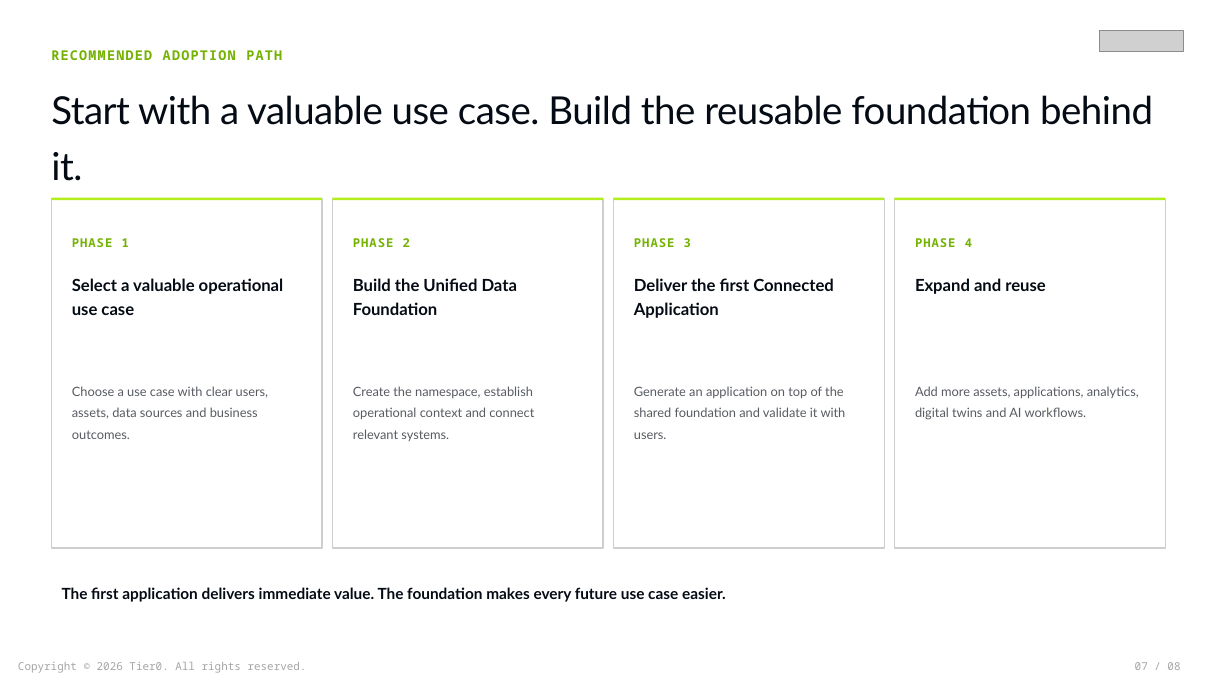
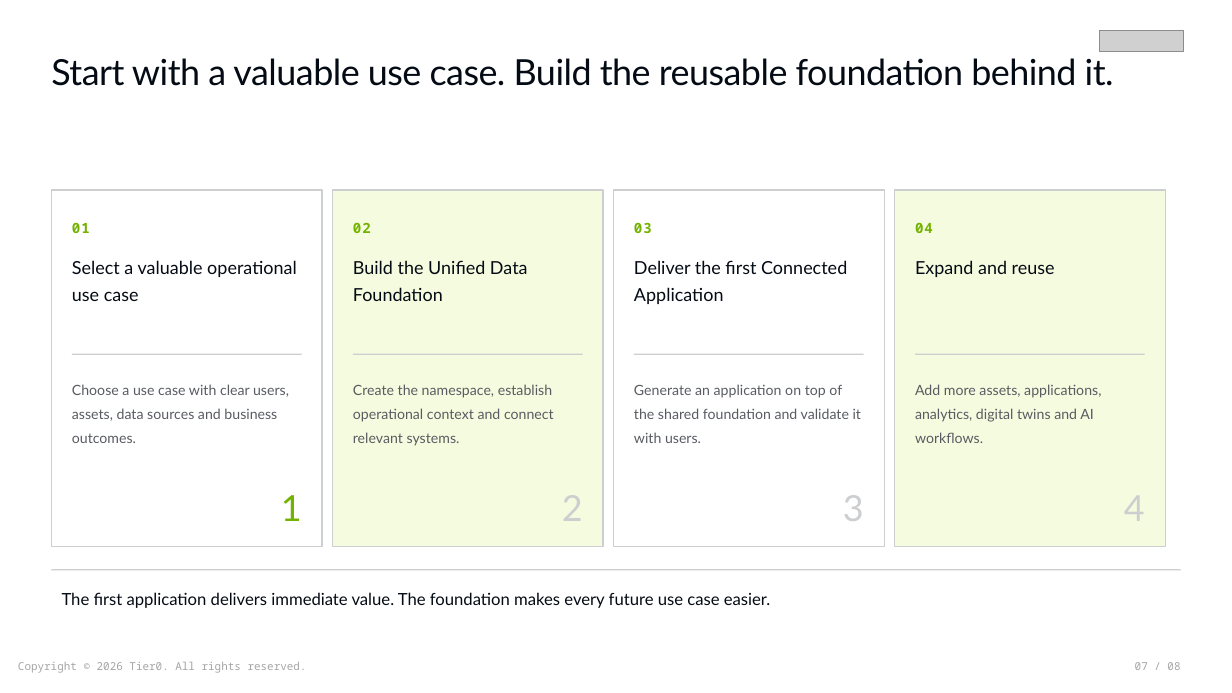
Before and after one commit to FREEZONEX/Tier0-Design-System, a slide deck: slide 7 of docs/slide-skill/demo-en/deck.pptx. Drawn at 1232x693 pixels with LibreOffice and Linux fonts; fonts in the diff are those of the drawing; grey boxes stand for pictures. Boxes give left, top, right and bottom in pixels: in the first picture for what was removed or moved away, otherwise in the second. Text is boxed around its words. In the diff, an @@ line names an element or a change of style, - is before the commit and + after.

```diff
--- a/docs/slide-skill/demo-en/deck.pptx
+++ b/docs/slide-skill/demo-en/deck.pptx
@@ text "Start with a valuable use ...": place and size @@
-text "Start with a valuable use ..." at (51, 95, 1153, 181)
+text "Start with a valuable use ..." at (51, 58, 1114, 86)
@@ text "Start with a valuable use ..." at (51, 58, 1114, 86): size 30 to 28 pt; line spacing 1.2 to 1.15 @@
@@ text removed at (51, 50, 282, 60) @@
-RECOMMENDED ADOPTION PATH
@@ rectangle: place and size @@
-rectangle at (52, 199, 323, 548)
+rectangle at (52, 190, 323, 547)
@@ line removed from (52, 199) to (323, 199) @@
@@ rectangle: place and size @@
-rectangle at (333, 199, 604, 548)
+rectangle at (333, 190, 604, 547)
@@ rectangle at (333, 190, 604, 547): fill #FFFFFF to #F5FBDE @@
@@ line removed from (333, 199) to (604, 199) @@
@@ rectangle: place and size @@
-rectangle at (614, 199, 884, 548)
+rectangle at (614, 190, 884, 547)
@@ line removed from (614, 199) to (884, 199) @@
@@ rectangle at (895, 190, 1165, 547): fill #FFFFFF to #F5FBDE @@
@@ rectangle: place and size @@
-rectangle at (895, 199, 1165, 548)
+rectangle at (895, 190, 1165, 547)
@@ line removed from (895, 199) to (1165, 199) @@
@@ text added at (72, 222, 90, 233), 11 pt, text #73B200, bold @@
+01
@@ text added at (353, 222, 371, 233), 11 pt, text #73B200, bold @@
+02
@@ text added at (634, 222, 652, 233), 11 pt, text #73B200, bold @@
+03
@@ text added at (915, 222, 933, 233), 11 pt, text #73B200, bold @@
+04
@@ text "Select a valuable operational use ...": place and size @@
-text "Select a valuable operational use ..." at (72, 278, 284, 315)
+text "Select a valuable operational use ..." at (72, 260, 297, 301)
@@ text "Build the Unified Data Foundation": place and size @@
-text "Build the Unified Data Foundation" at (353, 278, 517, 315)
+text "Build the Unified Data Foundation" at (353, 260, 528, 301)
@@ text "Deliver the first Connected Application": place and size @@
-text "Deliver the first Connected Application" at (634, 278, 834, 318)
+text "Deliver the first Connected Application" at (634, 260, 847, 304)
@@ size 13 to 14 pt, bold off; line spacing 1.2 to 1.25 in 4 elements at (72, 260, 297, 301), (353, 260, 528, 301), (634, 260, 847, 304), (915, 260, 1055, 277) @@
@@ text "Expand and reuse": place and size @@
-text "Expand and reuse" at (915, 278, 1045, 294)
+text "Expand and reuse" at (915, 260, 1055, 277)
@@ line added from (72, 354) to (301, 354), #CDCED0 1 pt @@
@@ line added from (353, 354) to (583, 354), #CDCED0 1 pt @@
@@ line added from (634, 354) to (864, 354), #CDCED0 1 pt @@
@@ line added from (915, 354) to (1145, 354), #CDCED0 1 pt @@
@@ size 10 to 11 pt in 4 elements at (72, 384, 289, 443), (353, 384, 554, 446), (634, 384, 861, 443), (915, 384, 1101, 443) @@
@@ text at (281, 495, 302, 521): text changed; size 9.5 to 28 pt; font Noto Sans Mono to Lato; bold off @@
-PHASE 1
+1
@@ text at (562, 495, 583, 521): text changed; size 9.5 to 28 pt; font Noto Sans Mono to Lato; text colour #73B200 to #CDCED0; bold off @@
-PHASE 2
+2
@@ text at (843, 495, 864, 521): text changed; size 9.5 to 28 pt; font Noto Sans Mono to Lato; text colour #73B200 to #CDCED0; bold off @@
-PHASE 3
+3
@@ text at (1124, 496, 1145, 521): text changed; size 9.5 to 28 pt; font Noto Sans Mono to Lato; text colour #73B200 to #CDCED0; bold off @@
-PHASE 4
+4
@@ line added from (52, 570) to (1181, 570), #CDCED0 1 pt @@
@@ text "The first application delivers immediate ..." at (62, 592, 770, 608): size 12 to 13 pt, bold off @@
```
Also in this commit, not shown: 6 other slides changed, 30 other files.
